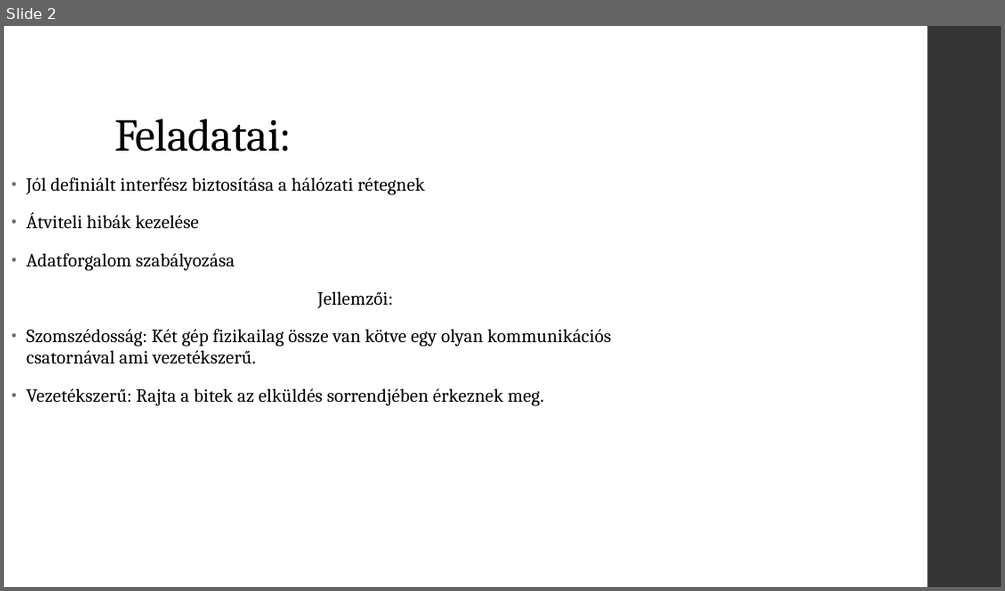
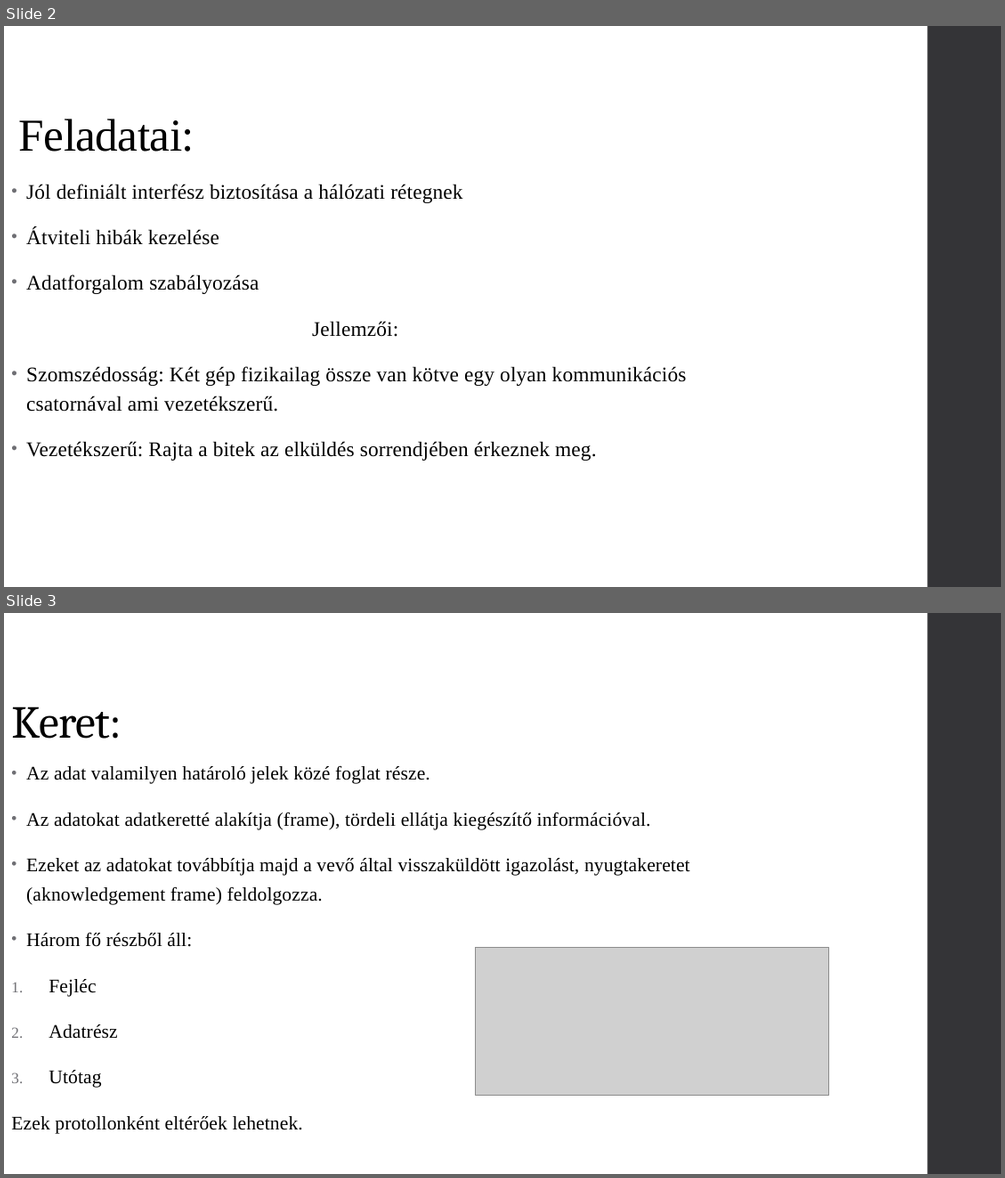
Before and after one commit to Feenc/sulishtml, a slide deck: cisco/cisco3.pptx. Shown one above the other, each under a label of ours: slide 2 before the commit, slides 2 and 3 after it. The pictures are 1005x591 and 1005x1178 pixels, drawn with LibreOffice and Linux fonts; fonts in the diff are those of the drawing; grey boxes stand for pictures. Boxes give left, top, right and bottom in pixels: in the first picture for what was removed or moved away, otherwise in the second. Text is boxed around its words. In the diff, an @@ line names an element or a change of style, - is before the commit and + after.

```diff
--- a/cisco/cisco3.pptx
+++ b/cisco/cisco3.pptx
@@ slide 3 added at (4, 613, 1001, 1174), background #FFFFFF; not listed: 1 template element that a slide beside it also shows @@
@@ title added at (11, 706, 121, 738), 44 pt, text #000000 @@
+Keret:
@@ text added at (11, 765, 690, 1134), 18.5 pt, text #000000 @@
+• Az adat valamilyen határoló jelek közé foglat része.
+• Az adatokat adatkeretté alakítja (frame), tördeli ellátja kiegészítő információval.
+• Ezeket az adatokat továbbítja majd a vevő által visszaküldött igazolást, nyugtakeretet (aknowledgement frame) feldolgozza.
+• Három fő részből áll:
+1. Fejléc
+2. Adatrész
+3. Utótag
+Ezek protollonként eltérőek lehetnek.
@@ picture added at (476, 948, 829, 1095) @@
@@ slide 2 changed as well @@
@@ title "Feladatai:": place and size @@
-title "Feladatai:" at (114, 119, 291, 151)
+title "Feladatai:" at (19, 119, 194, 151)
@@ title "Feladatai:" at (19, 119, 194, 151): font Cambria to Times New Roman @@
@@ text "Jól definiált interfész biztosítása a ..." at (26, 184, 687, 460): size 18 to 20 pt, font Cambria to Times New Roman; line spacing 0.95 to 28pt @@
```
Also in this commit, not shown: 1 other slide changed, 3 other slides added, 1 slide removed, 5 other files.
